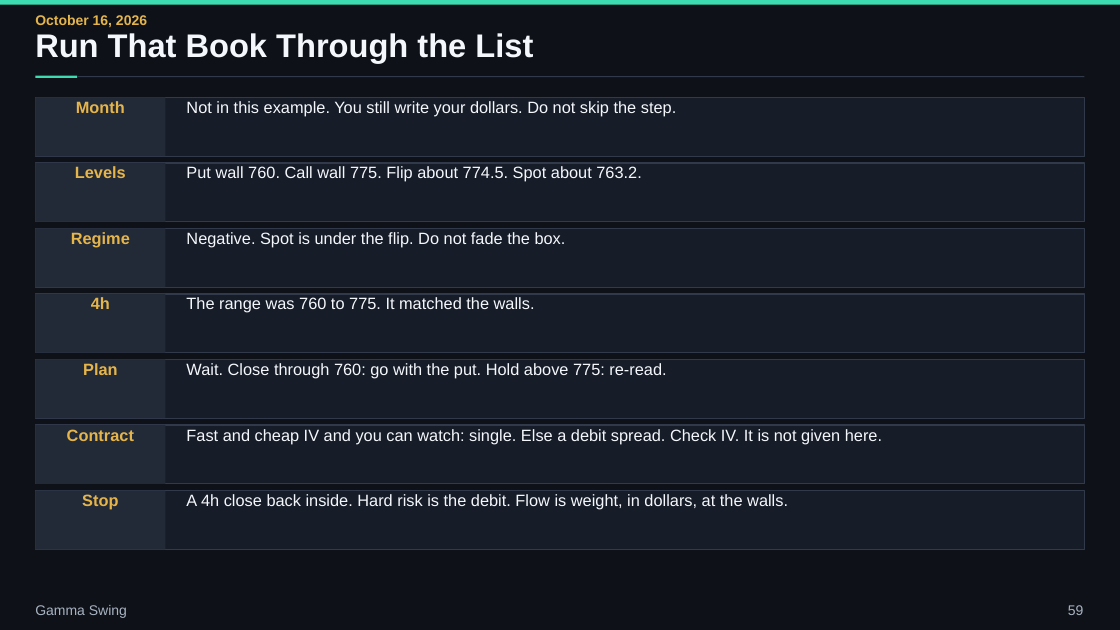
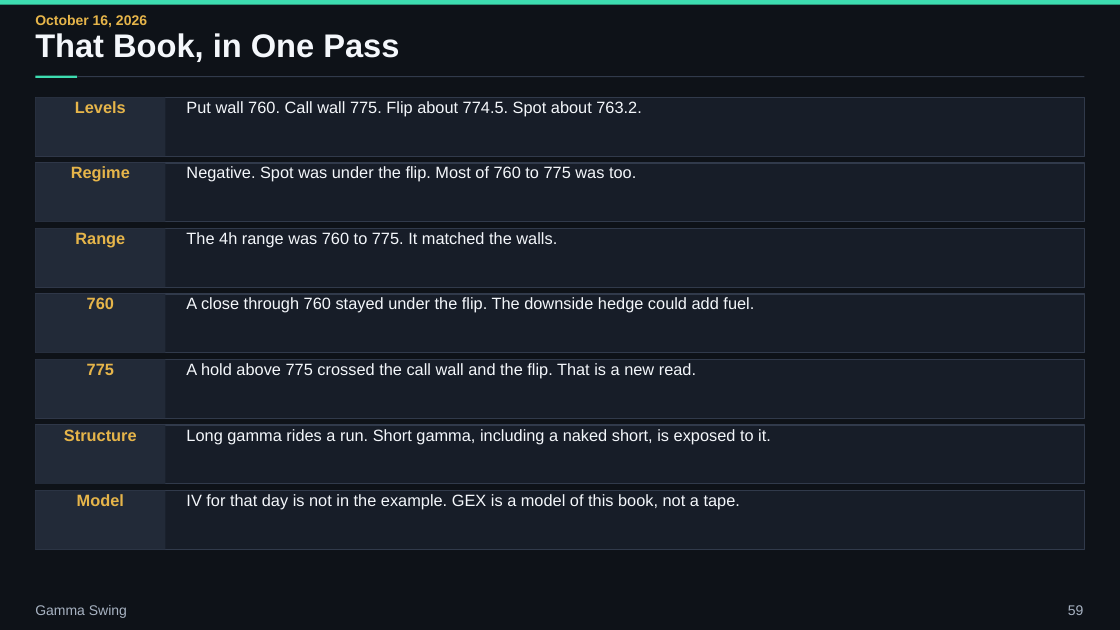
Before and after one commit to ArazMedia/Planner-Brain, a slide deck: slide 59 of decks/gamma-swing/gamma_swing.pptx. Drawn at 1120x630 pixels with LibreOffice and Linux fonts; fonts in the diff are those of the drawing. Boxes give left, top, right and bottom in pixels: in the first picture for what was removed or moved away, otherwise in the second. Text is boxed around its words. In the diff, an @@ line names an element or a change of style, - is before the commit and + after.

```diff
--- a/decks/gamma-swing/gamma_swing.pptx
+++ b/decks/gamma-swing/gamma_swing.pptx
@@ text at (35,33,399,62): text changed @@
-Run That Book Through the List
+That Book, in One Pass
@@ text removed at (76,101,125,113) @@
-Month
@@ text removed at (186,101,676,117) @@
-Not in this example. You still write your dollars. Do not skip the step.
@@ 3 texts: place and size @@
-3 texts at (71,166,641,248)
+3 texts at (71,101,641,182)
@@ text at (186,166,636,182): text changed @@
-Negative. Spot is under the flip. Do not fade the box.
+Negative. Spot was under the flip. Most of 760 to 775 was too.
@@ text added at (75,232,125,248), 14 pt, text #E6B54A, bold @@
+Range
@@ text at (186,232,557,248): text changed @@
-The range was 760 to 775. It matched the walls.
+The 4h range was 760 to 775. It matched the walls.
@@ text at (87,297,114,309): text changed @@
-4h
+760
@@ text added at (186,297,754,313), 14 pt, text #F4F7FB @@
+A close through 760 stayed under the flip. The downside hedge could add fuel.
@@ text at (87,363,114,375): text changed @@
-Plan
+775
@@ text at (186,363,696,379): text changed @@
-Wait. Close through 760: go with the put. Hold above 775: re-read.
+A hold above 775 crossed the call wall and the flip. That is a new read.
@@ text at (64,429,137,441): text changed @@
-Contract
+Structure
@@ text at (186,429,771,444): text changed @@
-Fast and cheap IV and you can watch: single. Else a debit spread. Check IV. It is not given here.
+Long gamma rides a run. Short gamma, including a naked short, is exposed to it.
@@ text at (77,494,124,506): text changed @@
-Stop
+Model
@@ text at (186,494,740,510): text changed @@
-A 4h close back inside. Hard risk is the debit. Flow is weight, in dollars, at the walls.
+IV for that day is not in the example. GEX is a model of this book, not a tape.
```
Also in this commit, not shown: 33 other slides changed, 12 slides added, 12 slides removed, 47 other files.
